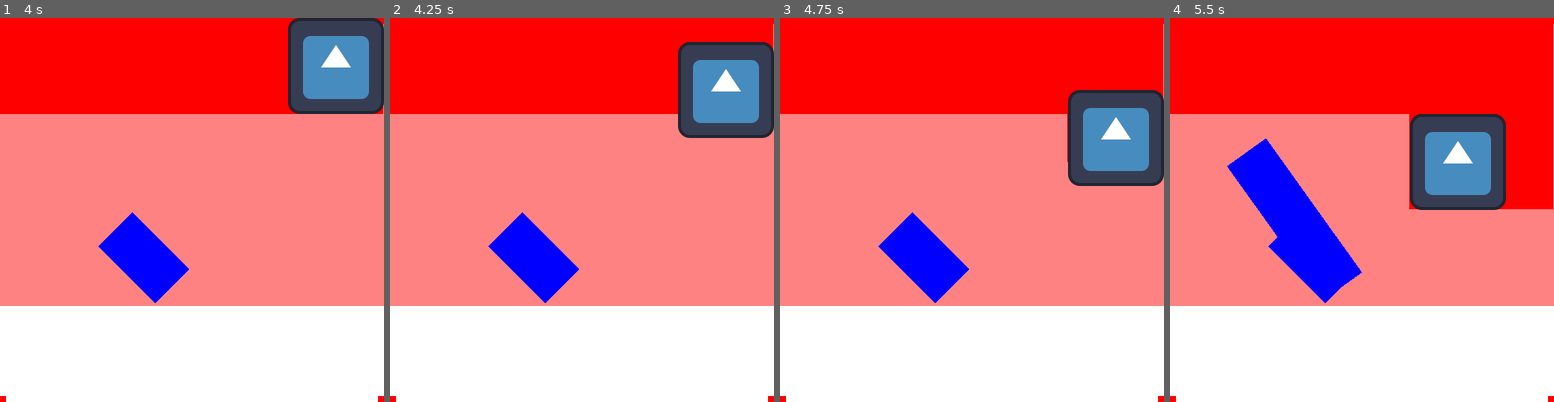
Above: before the commit, frames 1-4 (left to right).
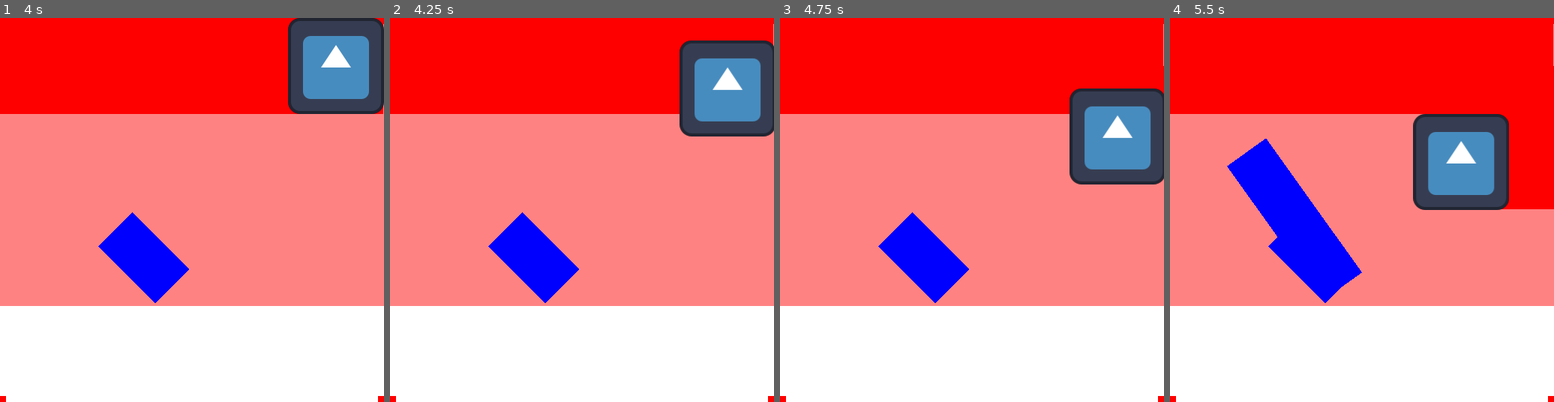
Above: after the commit, the same moments.

Repository: Mpprobst/ggj2026
Game: Godot game, scene res://levels/test.tscn
Same seed, same stepped clock (60 frames per second), same inputs: the game is played once before the commit and once after it. The engine's default icon, where the game draws it, is replaced by a stand-in: a white triangle on a blue panel in a dark square.
Inputs (mouse positions are in pixels of both pictures, inside the frame that each line leads up to):
- Up to frame 1 (4 s): move the mouse to (276, 190) at 0.52 s; click (276, 190) at 0.67 s; click (280, 190) at 1.25 s; click (280, 190) at 2.02 s; click (280, 190) at 2.77 s; drag from (115, 229) to (172, 286) at 3.52 s
- Up to frame 2 (4.25 s): no input
- Up to frame 3 (4.75 s): move the mouse to (1010, 125) at 4.27 s; click (1010, 125) at 4.42 s
- Up to frame 4 (5.5 s): drag from (1342, 286) to (1246, 152) at 5.02 s

Frame 1 is identical in both runs. In frame 2, 1.0% of the frame differs, in the area x 75-100%, y 5-32%; in frame 3, 1.0%; in frame 4, 1.4%, in the area x 62-100%, y 12-50%.

Commit message:
implement game management

Diff:
--- a/scripts/game_manager.gd
+++ b/scripts/game_manager.gd
@@ -8,16 +8,19 @@
 # Called when the node enters the scene tree for the first time.
 func _ready():
 	start_next_level()
+	paint_manager.level_complete.connect(on_level_complete)
 
+func on_level_complete(score):
+	print(score)
+	if (score < levels[level_idx].goal_score):
+		print("level failed!")
+		level_idx -= 1
 
-# Called every frame. 'delta' is the elapsed time since the previous frame.
-func _process(delta):
-	pass
-
-# TODO:
-# - start levels
-# - track brushes, know when they are all dead
+	start_next_level()
 
 func start_next_level():
 	level_idx = level_idx + 1
-	paint_manager.load_level(levels[level_idx])
+	if level_idx < levels.size():
+		paint_manager.load_level(levels[level_idx])
+	else:
+		print("game over!")
--- a/scripts/level_data.gd
+++ b/scripts/level_data.gd
@@ -4,3 +4,4 @@
 @export var goal : Texture2D
 @export var brushes : Array[BrushData]
 @export var paths : Array[BrushPath]
+@export var goal_score : float = 80
--- a/scripts/paint_brush.gd
+++ b/scripts/paint_brush.gd
@@ -26,8 +26,8 @@
 
 # Called every frame. 'delta' is the elapsed time since the previous frame.
 func _process(delta):
-	var dir = (path[path_idx] - path[path_idx-1]).normalized()
-	global_position = (global_position + dir * delta * speed).clamp(Vector2.ZERO, Vector2.ONE * (512+width))
+	var dir = path[path_idx] - path[path_idx-1]
+	global_position = (global_position + dir.normalized() * delta * speed).clamp(Vector2.ZERO, Vector2.ONE * (512+width))
 	var lastdir = global_position - last_pos
 	var pixels = ceil(lastdir.length()) + 1
 	var go_next = global_position.distance_to(path[path_idx]) < 1
@@ -37,9 +37,8 @@
 		var rect = Rect2(draw_pos, Vector2.ONE * width)
 		on_paint.emit(rect, color)
 
-	# if at the path idx, go to next
-	#print(global_position)
-	if global_position.distance_to(path[path_idx]) < 1:
+	var startdir = global_position - path[path_idx-1]
+	if startdir.length() >= dir.length():
 		path_idx = path_idx + 1
 		if path_idx >= path.size():
 			print("end of path")
--- a/scripts/paint_manager.gd
+++ b/scripts/paint_manager.gd
@@ -1,6 +1,4 @@
 class_name PaintManager extends Node2D
-
-# TODO: a texture that we draw to
 
 @export var canvas : PaintableSurface
 @export var viewport_mask : SubViewport
@@ -8,24 +6,11 @@
 @export var goal_image : Sprite2D
 @export var brush_container : Node
 
+signal level_complete
+
 var tapes : Array[Tape]
 var brushes : Array[PaintBrush]
 
-# Called when the node enters the scene tree for the first time.
-func _ready():
-	pass # Replace with function body.
-
-# Called every frame. 'delta' is the elapsed time since the previous frame.
-func _process(delta):
-	pass
-
-func _input(event):
-	if event is InputEventMouseButton and event.button_index == MOUSE_BUTTON_MIDDLE:
-		var pos = get_global_mouse_position()
-		var size = Vector2(32, 32)
-		canvas.paint_at_world_pos(pos, size, Color.RED)
-
-# TODO: load level file. spawn brush nodes
 func load_level(leveldata):
 	for i in leveldata.brushes.size():
 		var brush = brush_prefab.instantiate() as PaintBrush
@@ -35,11 +20,16 @@
 		brush.on_destroy.connect(on_brush_end)
 		brush.initialize(leveldata.paths[i], leveldata.brushes[i])
 	goal_image.texture = leveldata.goal
+	canvas.clear_canvas()
+	recalculate_mask()
 
 func on_brush_end(brush):
 	brushes.erase(brush)
 	if brushes.size() <= 0:
-		print("level complete!")
+		if tapes.size() == 0:
+			calculate_score()
+		else:
+			print("please peel the tape")
 
 func on_add_tape(tape: Tape):
 	tape.on_destroy.connect(on_remove_tape)
@@ -48,7 +38,11 @@
 
 func on_remove_tape(tape: Tape):
 	tapes.erase(tape)
-	recalculate_mask()
+	if brushes.size() > 0:
+		recalculate_mask()
+	elif tapes.size() <= 0:
+		print("finish")
+		calculate_score()
 
 func recalculate_mask():
 	RenderingServer.frame_post_draw.connect(get_mask)
@@ -70,3 +64,19 @@
 	#var error = mask.save_png(save_path)
 	print("set mask")
 	RenderingServer.frame_post_draw.disconnect(get_mask)
+
+func calculate_score():
+	var ct = 0
+	var raw = goal_image.texture.get_image()
+	for x in canvas.img.get_width():
+		for y in canvas.img.get_height():
+			var c1 = canvas.img.get_pixel(x,y)
+			if c1.a == 0:
+				c1 = Color.WHITE
+			var c2 = raw.get_pixel(x, y)
+			var diff = c1.r - c2.r + c1.g - c2.g + c1.b - c2.b
+			if abs(diff) < 0.1:
+				ct += 1
+	var goal_ct = raw.get_width() * raw.get_height()
+	var percent = float(ct) / float(goal_ct) * 100.0
+	level_complete.emit(percent)
--- a/scripts/paintable_surface.gd
+++ b/scripts/paintable_surface.gd
@@ -9,13 +9,15 @@
 
 # Called when the node enters the scene tree for the first time.
 func _ready():
+	clear_canvas()
+
+func clear_canvas():
 	img = Image.create(GRID_SIZE, GRID_SIZE, false, Image.FORMAT_RGBA8)
 	painted_tex.texture = ImageTexture.create_from_image(img)
 	paint(Rect2(0, 0, 8, 8), Color.RED)
 	paint(Rect2(GRID_SIZE-8, 0, 8, 8), Color.RED)
 	paint(Rect2(0, GRID_SIZE-8, 8, 8), Color.RED)
 	paint(Rect2(GRID_SIZE-8, GRID_SIZE-8, 8, 8), Color.RED)
-
 
 func paint_at_world_pos(world_pos, size, color):
 	var offset = (Vector2.ONE * GRID_SIZE - size) / 2
@@ -27,7 +29,7 @@
 func paint(rect : Rect2, color):
 	var x = rect.size.x
 	var y = rect.size.y
-	print("paint at: " + str(rect))
+	#print("paint at: " + str(rect))
 	for i in range(rect.size.x):
 		for j in range(rect.size.y):
 			x = rect.position.x + i
